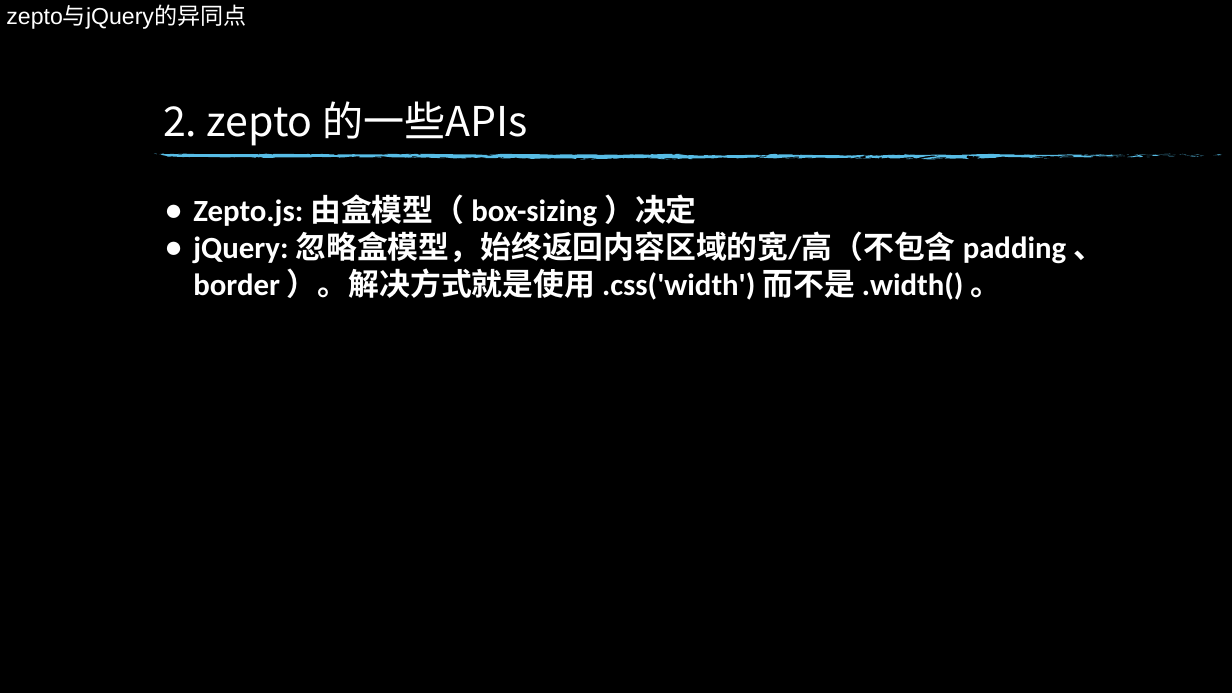
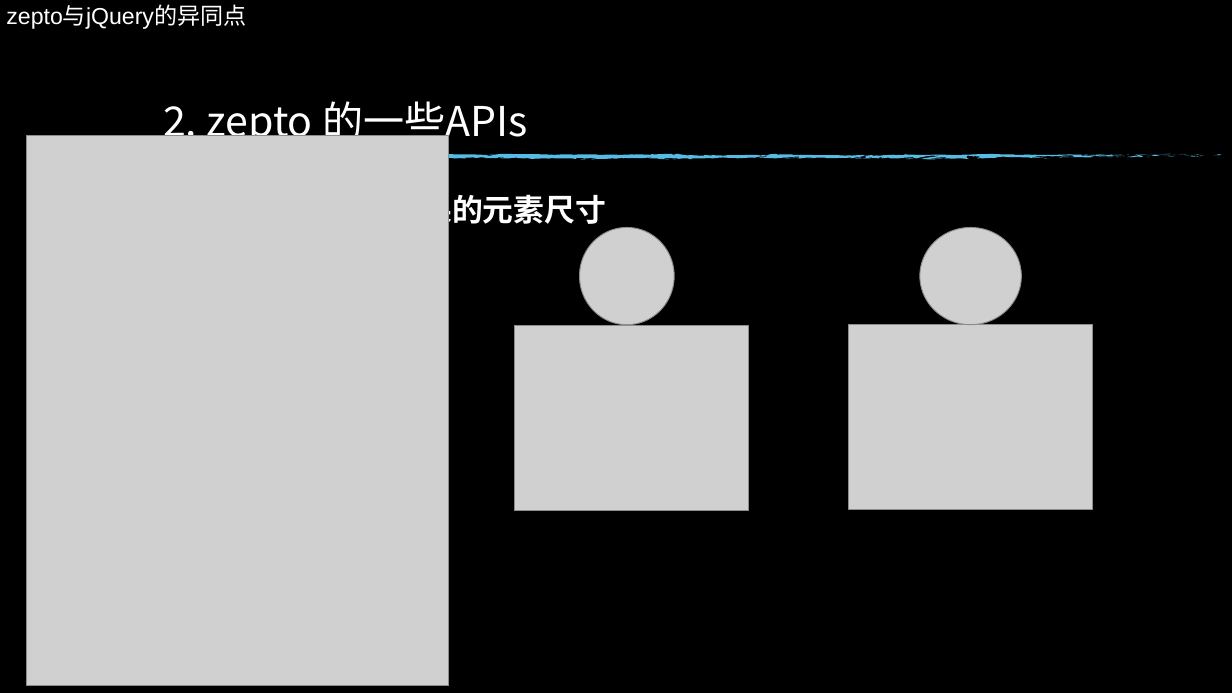
Before and after one commit to xiaotianxia/entern, a slide deck: slide 9 of dz-talk0904.pptx. Drawn at 1232x693 pixels with LibreOffice and Linux fonts; fonts in the diff are those of the drawing; grey boxes stand for pictures; background and template pictures are left out. Boxes give left, top, right and bottom in pixels: in the first picture for what was removed or moved away, otherwise in the second. Text is boxed around its words. In the diff, an @@ line names an element or a change of style, - is before the commit and + after.

```diff
--- a/dz-talk0904.pptx
+++ b/dz-talk0904.pptx
@@ picture added at (x1=27, y1=136, x2=449, y2=687) @@
@@ group removed at (x1=153, y1=153, x2=416, y2=158): 5 freeform shapes @@
@@ text at (x1=193, y1=190, x2=606, y2=230): text changed; font Calibri to Courier New @@
-● Zepto.js: 由盒模型（ box-sizing ）决定
-● jQuery: 忽略盒模型，始终返回内容区域的宽/高（不包含 padding 、 border ）。解决方式就是使用 .css('width') 而不是 .width() 。
+● 对于CSS3变形效果的元素尺寸
@@ picture added at (x1=579, y1=227, x2=674, y2=324) @@
@@ picture added at (x1=920, y1=227, x2=1021, y2=324) @@
@@ picture added at (x1=514, y1=325, x2=748, y2=510) @@
@@ picture added at (x1=848, y1=324, x2=1092, y2=509) @@
```
Also in this commit, not shown: 7 other slides changed.
